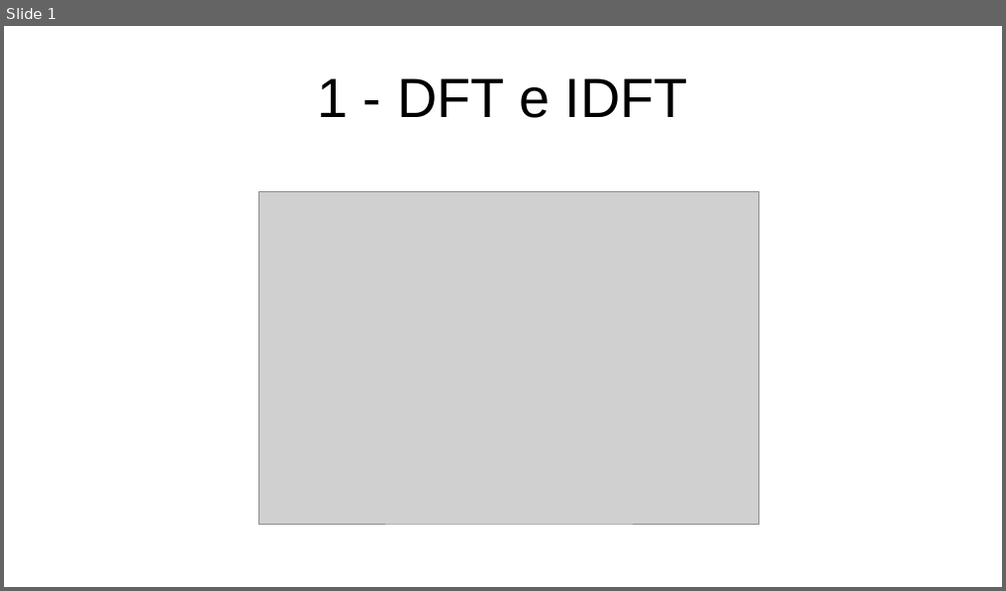
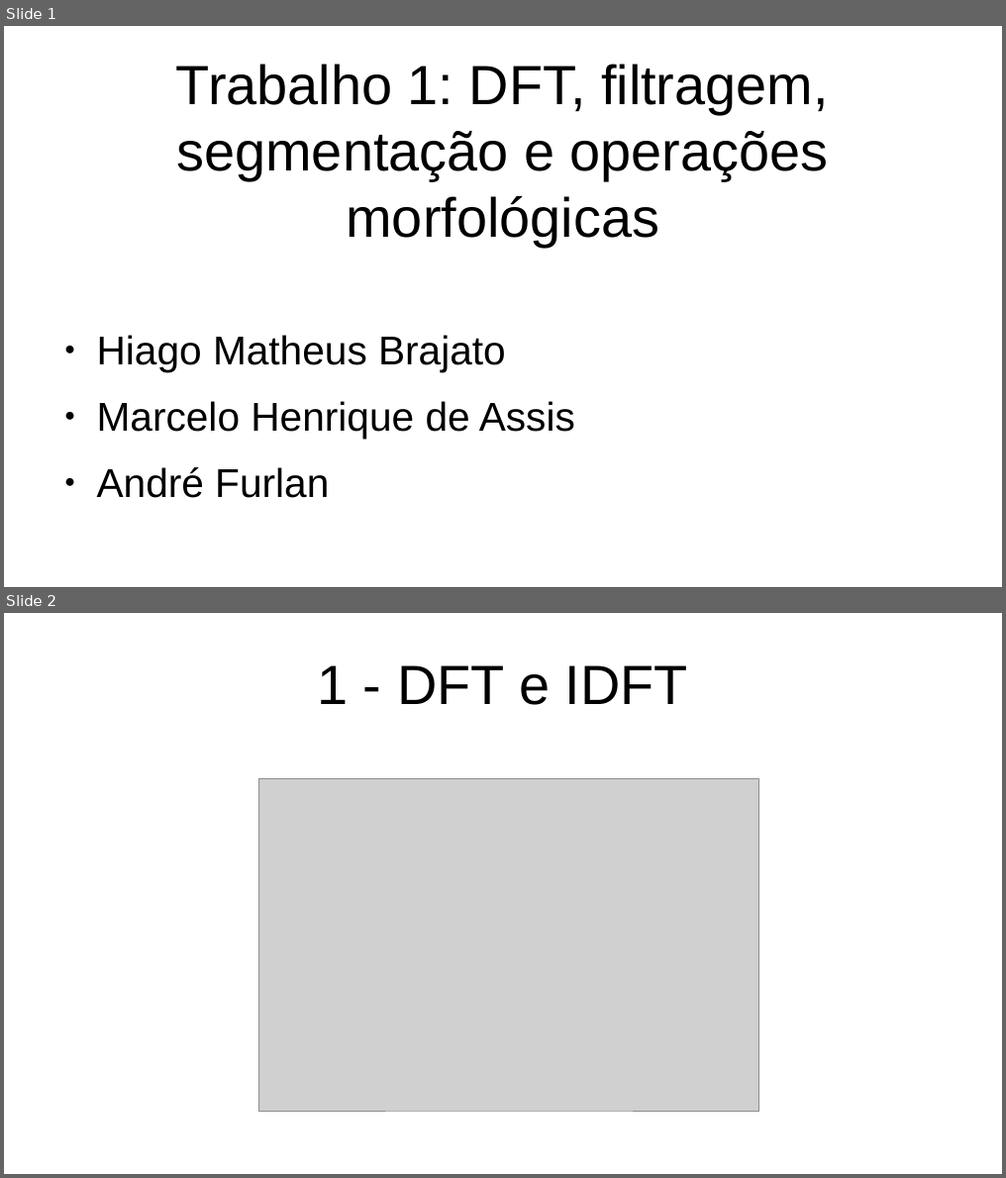
Before and after one commit to ensismoebius/Trabalho1-PDI, a slide deck: docs/entrega01.odp. Shown one above the other, each under a label of ours: slide 1 before the commit, slides 1 and 2 after it. The pictures are 1006x591 and 1006x1178 pixels, drawn with LibreOffice and Linux fonts; fonts in the diff are those of the drawing; grey boxes stand for pictures. Boxes give left, top, right and bottom in pixels: in the first picture for what was removed or moved away, otherwise in the second. Text is boxed around its words. In the diff, an @@ line names an element or a change of style, - is before the commit and + after.

```diff
--- a/docs/entrega01.odp
+++ b/docs/entrega01.odp
@@ slide 1 added at (4,26,1002,587), background #FFFFFF @@
@@ title added at (176,64,829,247), 44 pt, text #000000 @@
+Trabalho 1: DFT, filtragem, segmentação e operações morfológicas
@@ text added at (97,335,575,498), 32 pt, text #000000 @@
+● Hiago Matheus Brajato
+● Marcelo Henrique de Assis
+● André Furlan
@@ what was slide 1 is now slide 2 @@
```
Also in this commit, not shown: 1 other slide added, 1 slide removed, 5 other files.
